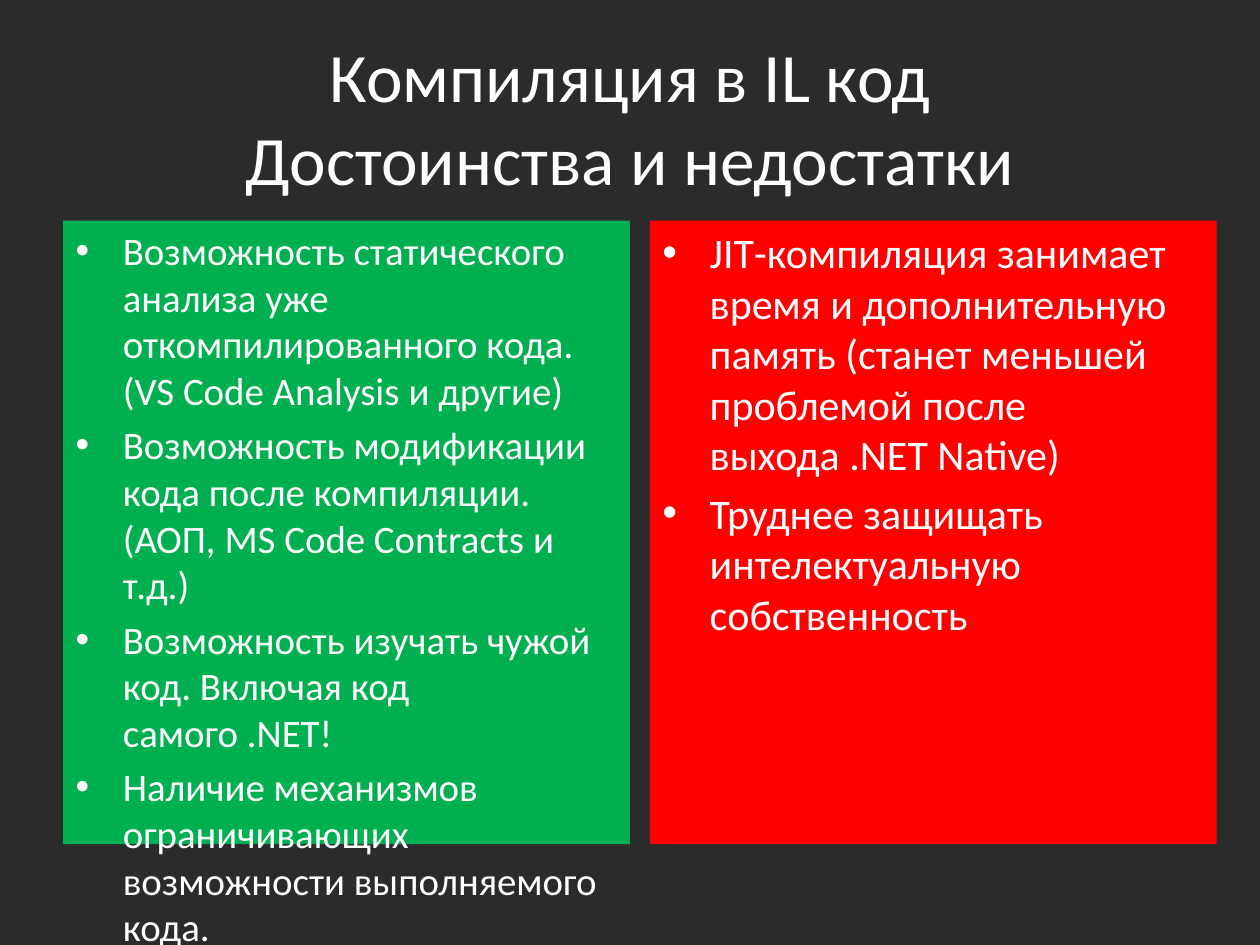
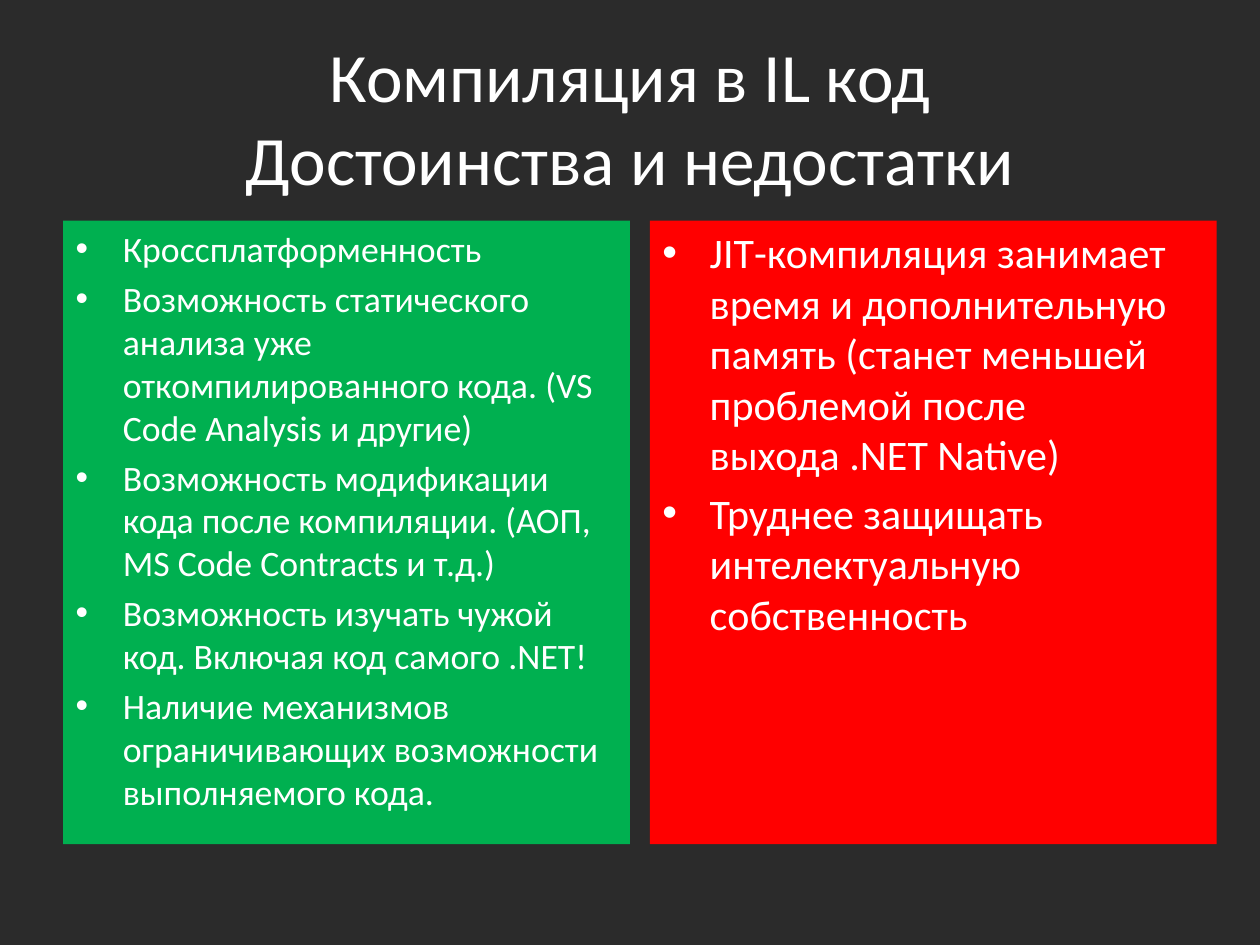
Before and after one commit to bazile/Training, a slide deck: slide 12 of Presentation/lesson-07-reflection.pptx. Drawn at 1260x945 pixels with LibreOffice and Linux fonts; fonts in the diff are those of the drawing; background and template pictures are left out; a plain dark background stands for a picture behind light text. Boxes give left, top, right and bottom in pixels: in the first picture for what was removed or moved away, otherwise in the second. Text is boxed around its words. In the diff, an @@ line names an element or a change of style, - is before the commit and + after.

```diff
--- a/Presentation/lesson-07-reflection.pptx
+++ b/Presentation/lesson-07-reflection.pptx
@@ text at box(123, 238, 482, 268): paragraph added @@
+• Кроссплатформенность
@@ text at box(123, 289, 598, 811): size 22.2 to 20.4 pt @@
```
Also in this commit, not shown: 1 slide added.
